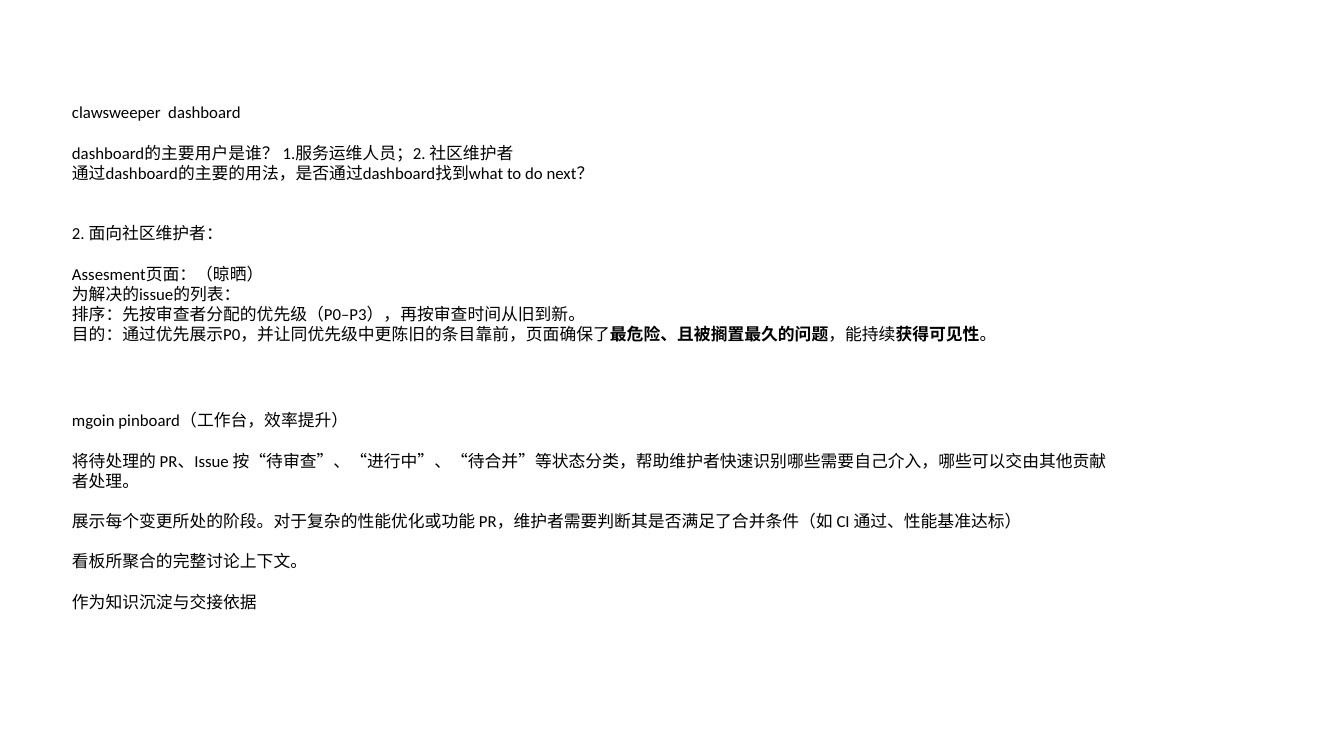
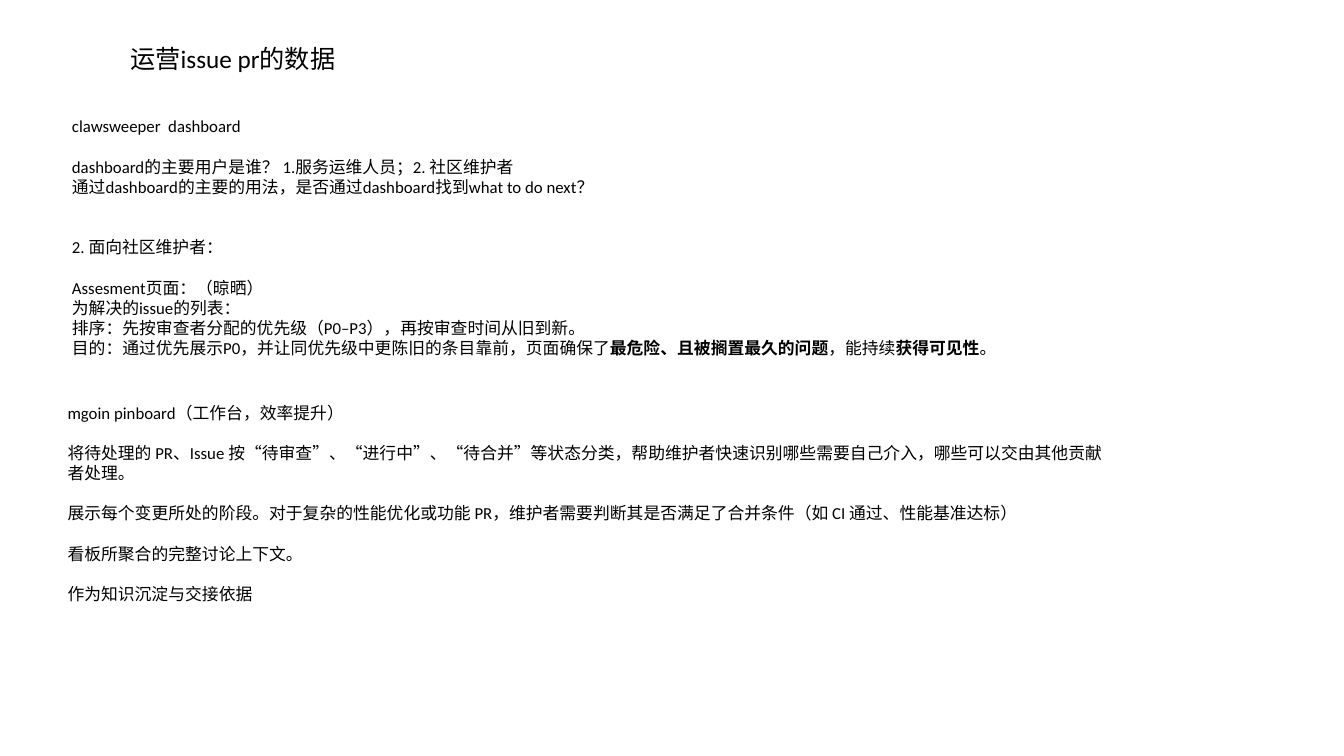
Before and after one commit to drizzlezyk/insight2026, a slide deck: slide 10 of research/community-issue-pr-io-issue.pptx (slide 5 before the commit). Drawn at 1344x756 pixels with LibreOffice and Linux fonts; fonts in the diff are those of the drawing. Boxes give left, top, right and bottom in pixels: in the first picture for what was removed or moved away, otherwise in the second. Text is boxed around its words. In the diff, an @@ line names an element or a change of style, - is before the commit and + after.

```diff
--- a/research/community-issue-pr-io-issue.pptx
+++ b/research/community-issue-pr-io-issue.pptx
@@ text added at [130,46,336,72], 18 pt, text #000000 @@
+运营issue pr的数据
@@ text "clawsweeper dashboard": place and size @@
-text "clawsweeper dashboard" at [72,106,996,342]
+text "clawsweeper dashboard" at [72,120,996,356]
@@ text "mgoin pinboard（工作台，效率提升）": place and size @@
-text "mgoin pinboard（工作台，效率提升）" at [72,413,1107,610]
+text "mgoin pinboard（工作台，效率提升）" at [68,405,1102,602]
```
Also in this commit, not shown: 7 slides added, 31 other files.
